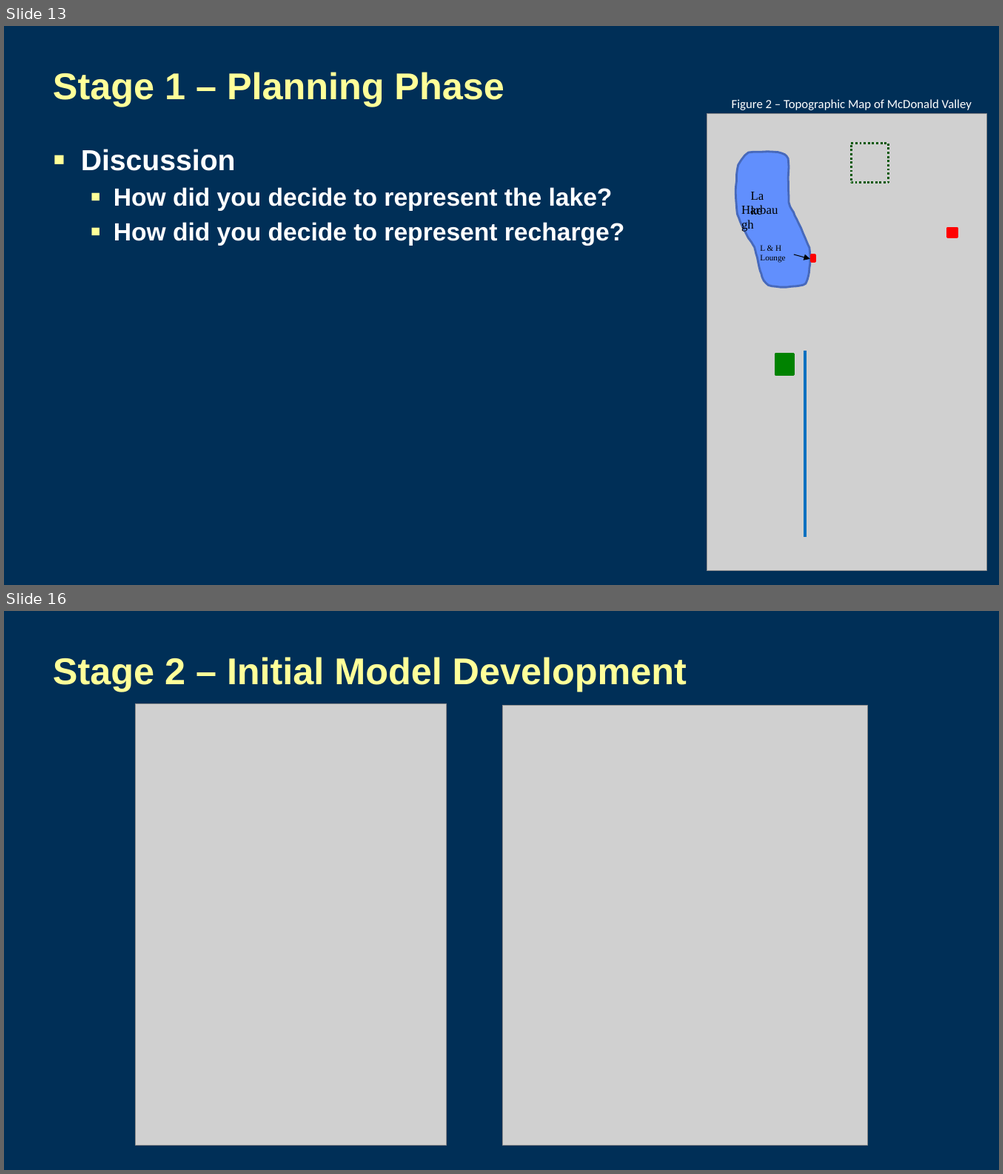
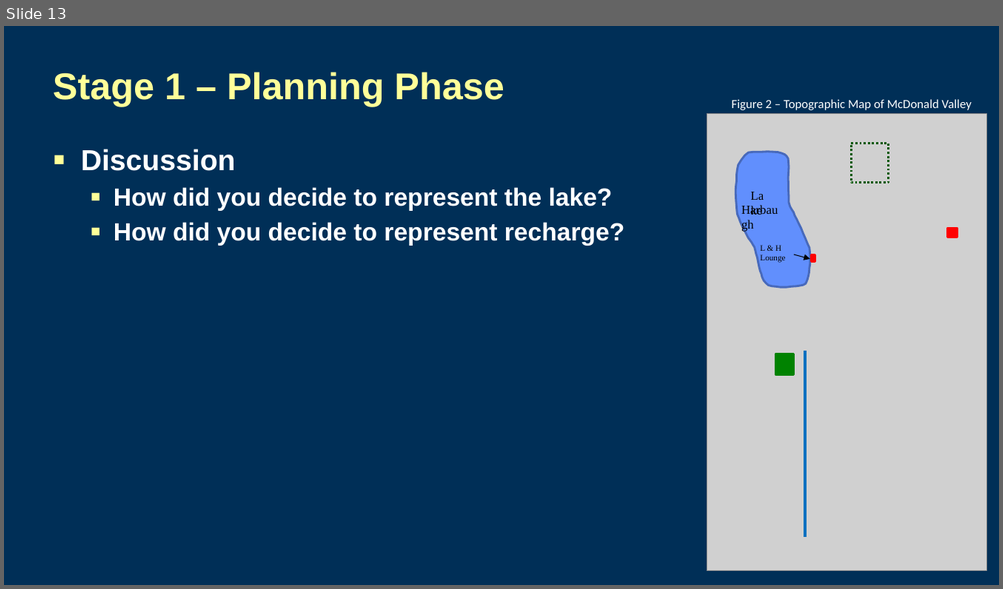
Before and after one commit to jdhughes-usgs/modflow-sandiego-2023, a slide deck: Lectures/Day3_4lecture_McDonaldValley_Stage1.pptx. Shown one above the other, each under a label of ours: slides 13 and 16 before the commit, slide 13 after it; the slides between them are not shown. The pictures are 1003x1174 and 1003x589 pixels, drawn with LibreOffice and Linux fonts; fonts in the diff are those of the drawing; grey boxes stand for pictures; background and template pictures are left out. Boxes give left, top, right and bottom in pixels: in the first picture for what was removed or moved away, otherwise in the second. Text is boxed around its words. In the diff, an @@ line names an element or a change of style, - is before the commit and + after.

```diff
--- a/Lectures/Day3_4lecture_McDonaldValley_Stage1.pptx
+++ b/Lectures/Day3_4lecture_McDonaldValley_Stage1.pptx
@@ slide 16 removed at [4,611,999,1170], background #002F57 @@
@@ title removed at [53,657,686,692] @@
-Stage 2 – Initial Model Development
@@ picture removed at [135,704,447,1146] @@
@@ picture removed at [503,705,868,1145] @@
```
Also in this commit, not shown: 2 other slides removed, 1 other file.
